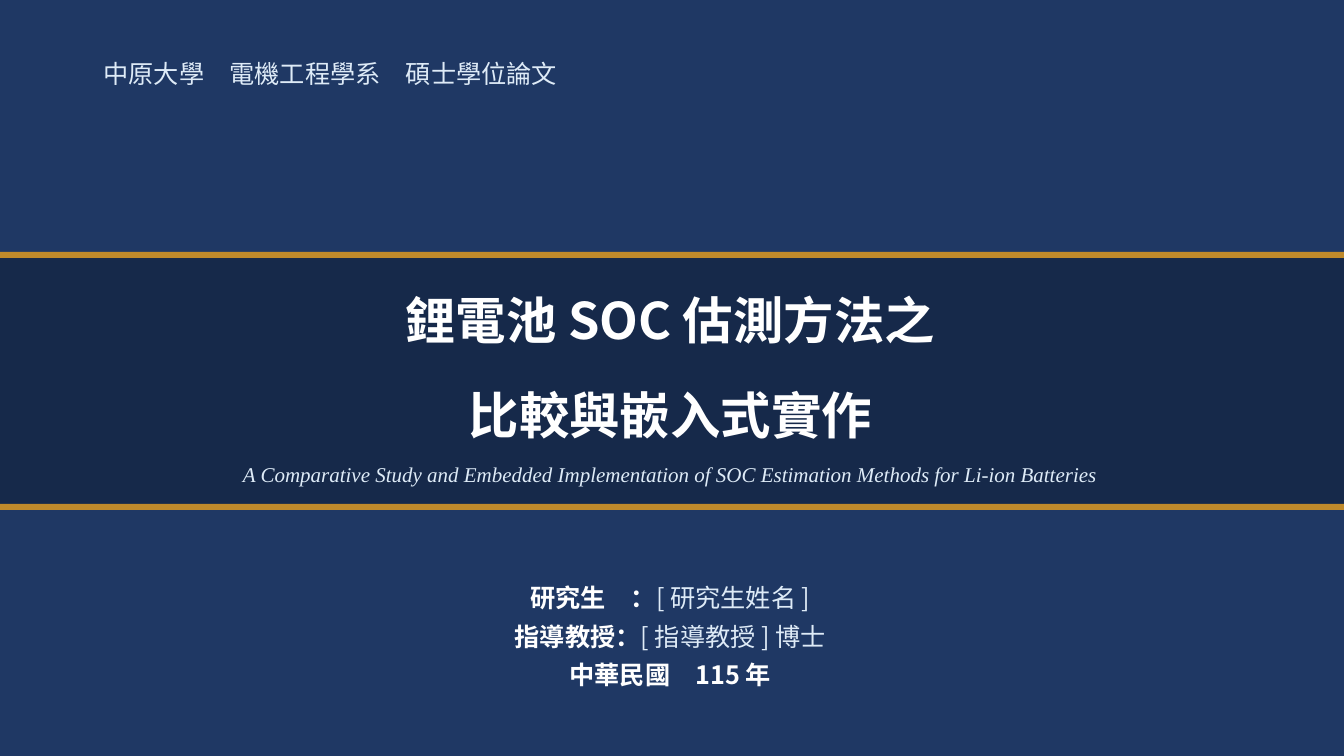
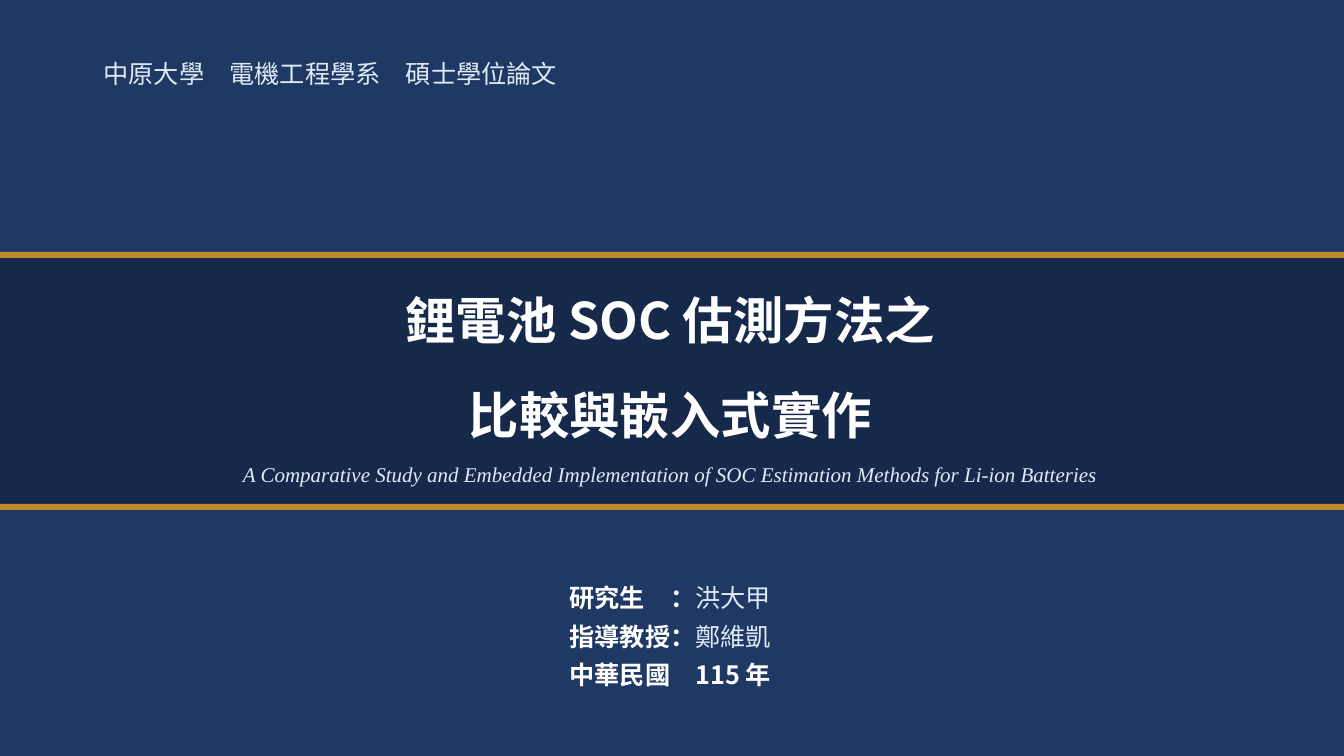
Before and after one commit to JackHung9527/SOC_RESEARCH, a slide deck: slide 1 of DOC/論文撰寫/口試簡報_鋰電池SOC估測.pptx. Drawn at 1344x756 pixels with LibreOffice and Linux fonts; fonts in the diff are those of the drawing. Boxes give left, top, right and bottom in pixels: in the first picture for what was removed or moved away, otherwise in the second. Text is boxed around its words. In the diff, an @@ line names an element or a change of style, - is before the commit and + after.

```diff
--- a/DOC/論文撰寫/口試簡報_鋰電池SOC估測.pptx
+++ b/DOC/論文撰寫/口試簡報_鋰電池SOC估測.pptx
@@ text at <box>569,585,771,649</box>: text changed; text colour #DEEBF7 to #FFFFFF; bold on @@
-研究生 ：[ 研究生姓名 ]
-指導教授：[ 指導教授 ] 博士
+研究生 ：洪大甲
+指導教授：鄭維凱
```
Also in this commit, not shown: 5 other slides changed, 1 slide added, 1 slide removed, 2 other files.
